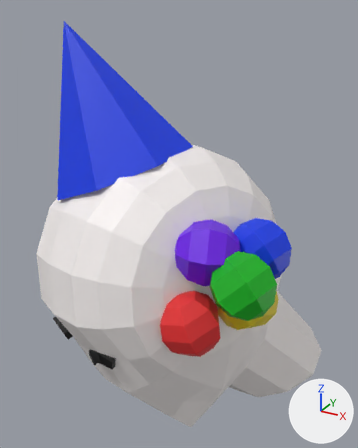
An edit to the glTF model Clownworld/assets/Character1head.glb, drawn before and after from the same camera.
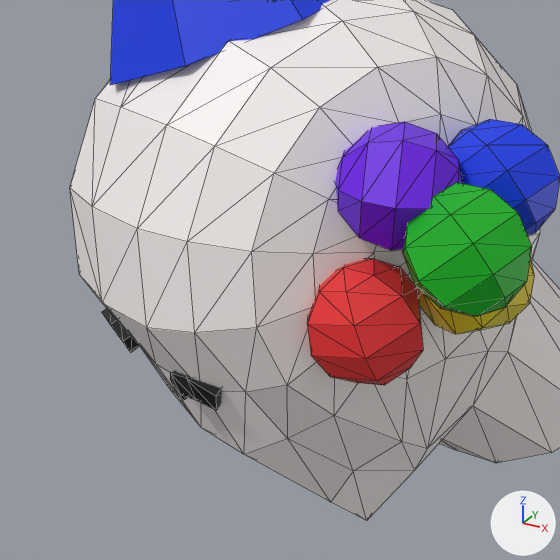
Each version appears first whole from a camera (50 mm lens) standing at (0.694, -1.517, 1.944) and looking at (0.093, -0.424, 1.398), and next in a close-up on the part from 0% to 81% of the width and 35% to 100% of the height. The axes (+X, +Y, +Z) are drawn at lower right. The lights are the same throughout. The close-ups show mesh edges as thin lines. Where no turn or scale is listed for an object, it has been applied to the vertices.
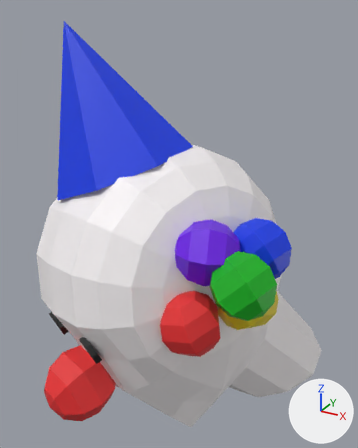
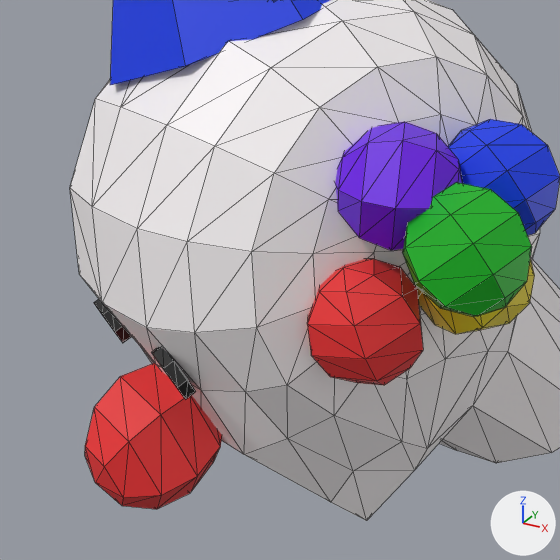
The change, as a list of edits to the scene's bpy script:
```text
Add mat_black_001:
    mat_black_001 = principled_material('black.001')
    mat_black_001.base_color = (0.0, 0.0, 0.0)  # black #000000
Add mat_red_002:
    mat_red_002 = principled_material('red.002')
    mat_red_002.base_color = (0.8, 0.0284, 0.0297)  # red #e72f30
Add me_cylinder_001:
    me_cylinder_001.from_pydata(...)  # 16 vertices, 28 faces; spans x -0.0344..0.0344, y -0.0264..0.0264, z -0.036..0.036
    me_cylinder_001.materials.append(mat_black_001)  # black #000000
Add me_sphere_002:
    me_sphere_002.from_pydata(...)  # 32 vertices, 60 faces; spans x -0.093..0.093, y -0.092..0.092, z -0.082..0.082
    me_sphere_002.materials.append(mat_red_002)  # red #e72f30
Change ob_cylinder:
    ob_cylinder.location: (-0.108, -0.7, 1.161) -> (-0.117, -0.703, 1.175)
Remove ob_cube:
    ob_cube = bpy.data.objects.new('Cube', me_cube)
    ob_cube.location = (0.097, -0.765, 1.185)
Add ob_cylinder_001:
    ob_cylinder_001 = bpy.data.objects.new('Cylinder.001', me_cylinder_001)
    ob_cylinder_001.location = (0.057, -0.787, 1.209)
Add ob_sphere_011:
    ob_sphere_011 = bpy.data.objects.new('Sphere.011', me_sphere_002)
    ob_sphere_011.location = (-0.007, -0.76, 1.062)
```

Where the change shows, as pixel boxes (x1, y1, x2, y2) in the close-ups (560 x 560 px):
'Sphere.011', added (red): after (85, 363, 222, 509)
'Cube', deleted (black): before (170, 371, 222, 410)
'Cylinder.001', added (black): after (151, 348, 196, 399)
'Cylinder', moved: before (102, 308, 140, 352); after (94, 299, 132, 343)
